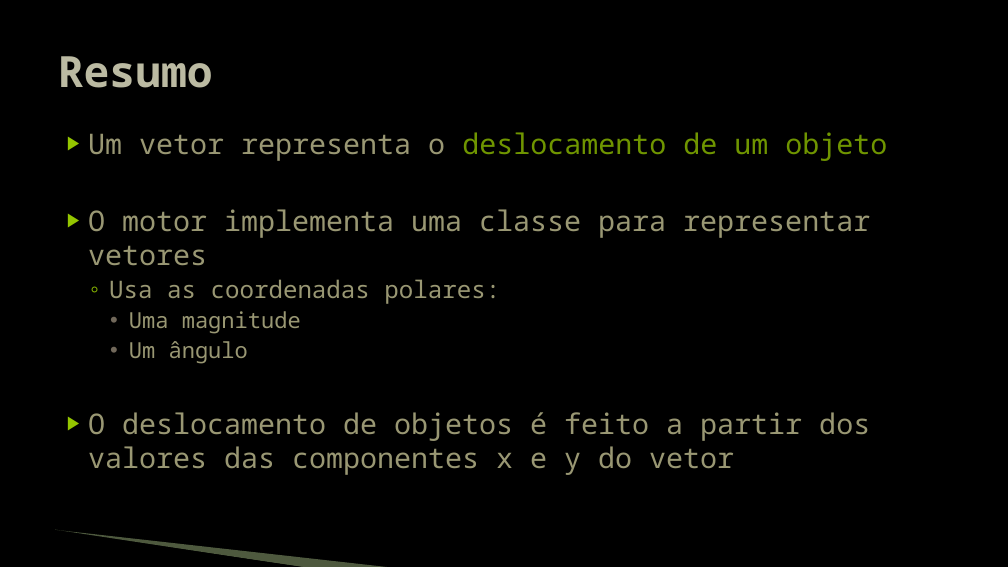
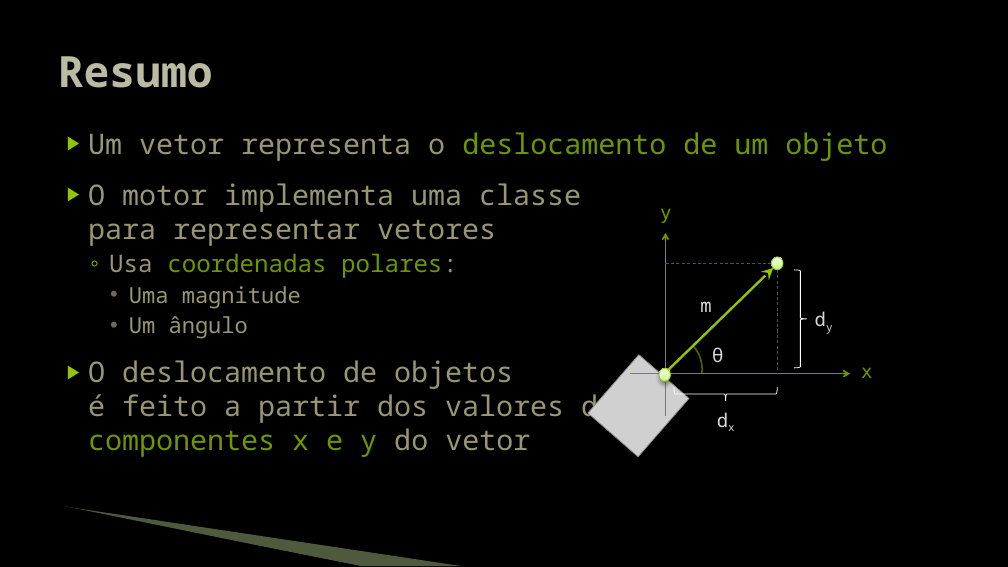
Before and after one commit to JudsonSS/Jogos, a slide deck: slide 7 of Slides/21. Deslocamento Vetorial.pptx. Drawn at 1008x567 pixels with LibreOffice and Linux fonts; fonts in the diff are those of the drawing; grey boxes stand for pictures; background and template pictures are left out. Boxes give left, top, right and bottom in pixels: in the first picture for what was removed or moved away, otherwise in the second. Text is boxed around its words. In the diff, an @@ line names an element or a change of style, - is before the commit and + after.

```diff
--- a/Slides/21. Deslocamento Vetorial.pptx
+++ b/Slides/21. Deslocamento Vetorial.pptx
@@ text at [88,132,887,457]: text colour #999773 to #6F9400 in "componentes x e y"; more space between paragraphs @@
@@ text at [109,253,457,278]: text changed; text colour #999773 to #6F9400 @@
-  ◦ Usa as coordenadas polares:
+  ◦ Usa coordenadas polares:
@@ group added at [589,208,872,457]: 6 texts, 3 arrows, 2 ellipses, 2 lines, 2 right braces, 1 picture, 1 arc (boxed as its full ellipse) @@
+y
+θ
+m
+x
+dx
+dy
@@ freeform shape: place and size @@
-freeform shape at [54,531,306,567]
+freeform shape at [64,508,360,566]
@@ freeform shape: place and size @@
-freeform shape at [55,530,393,567]
+freeform shape at [66,507,463,566]
```
Also in this commit, not shown: 6 other slides changed.
